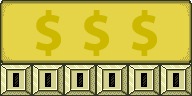
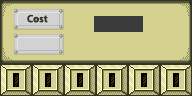
Comparing the layer stacks of the two 192 × 96 images. Changes:
added layer "Displays" above "Cost" over (94, 16, 143, 32)
added layer "Cost" above "Plate Bolts" over (27, 14, 48, 23)
added layer "Plate Bolts" above "$" over (14, 9, 64, 55)
hid "$" (1st of 3) over (131, 10, 157, 56)
hid "$" (2nd of 3) over (35, 10, 61, 56)
hid "$" (3rd of 3) over (83, 10, 109, 56)
added layer "Shadows Med" (30%) above "Shadows Dark" over (2, 3, 190, 61)
added layer "Shadows Dark" (60%) above "Layer 6" over (1, 1, 191, 63)
painted on "Layer 6" over (0, 0, 192, 64)
